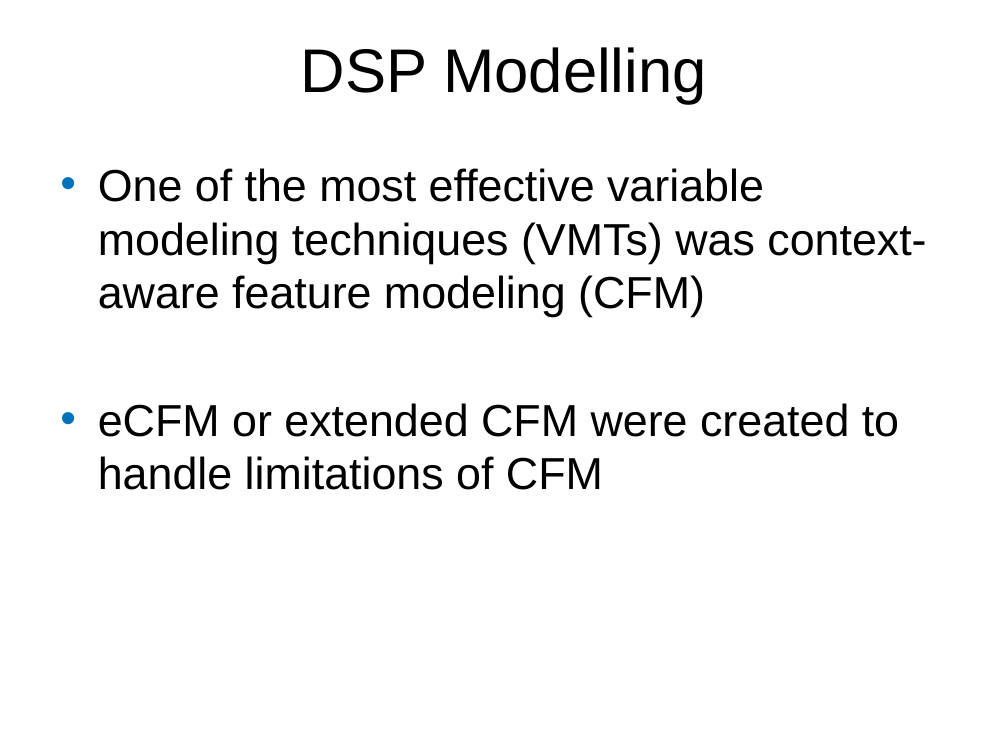
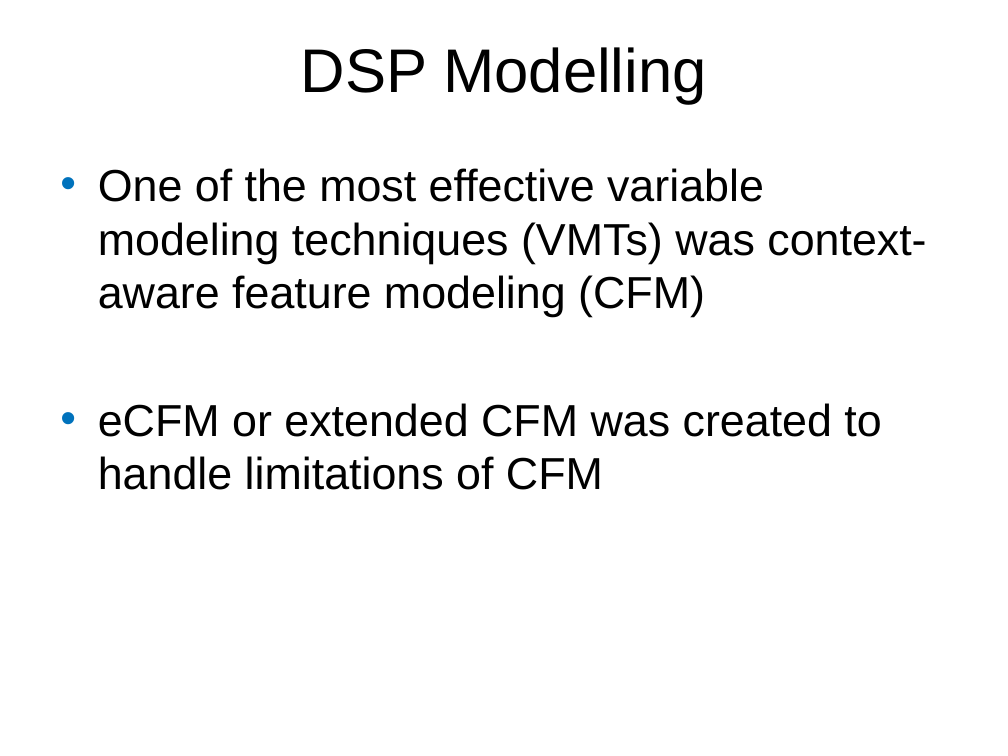
Before and after one commit to Ruthvicp/CS5551_Team_11_Project, a slide deck: slide 3 of Documentation/DAS.ppt. Drawn at 1008x756 pixels with LibreOffice and Linux fonts; fonts in the diff are those of the drawing; background and template pictures are left out. Boxes give left, top, right and bottom in pixels: in the first picture for what was removed or moved away, otherwise in the second. Text is boxed around its words. In the diff, an @@ line names an element or a change of style, - is before the commit and + after.

```diff
--- a/Documentation/DAS.ppt
+++ b/Documentation/DAS.ppt
@@ text at box(98, 403, 881, 490): text changed @@
-• eCFM or extended CFM were created to handle limitations of CFM
+• eCFM or extended CFM was created to handle limitations of CFM
```
Also in this commit, not shown: 3 other slides changed.
